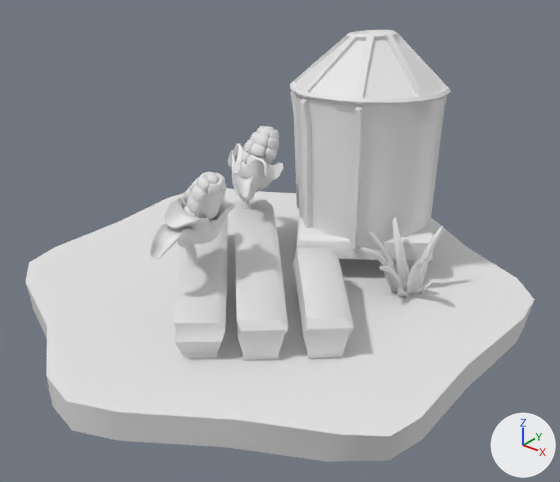
Renders of the FBX model Assets/Art/Models/Wetlands Region/Wetlands_GrainFarm.fbx from each side of a commit.
Both versions are drawn from a 50 mm camera at (0.872, -1.059, 0.746) aimed at (0.042, -0.022, 0.103). The lights are fixed; the arrows at lower right show +X, +Y and +Z. Where no turn or scale is listed for an object, it has been applied to the vertices.

The older version as bpy lines, for what is in view:
```python
me_cylinder_487 = bpy.data.meshes.new('Cylinder.487')
me_cylinder_487.from_pydata(...)  # 4494 vertices, 4279 faces; spans x -0.462..0.458, y -0.505..0.512, z -0.062..0.465
# faces by material slot: [4055, 224]
me_cylinder_487.materials.append(mat_tilecolors_current)  # white #e7e7e7
me_cylinder_487.materials.append(mat_sway)  # white #e7e7e7
ob_wetlands_grainfarm = bpy.data.objects.new('Wetlands_GrainFarm', me_cylinder_487)
ob_wetlands_grainfarm.location = (0.0, 0.0, 0.0)
```
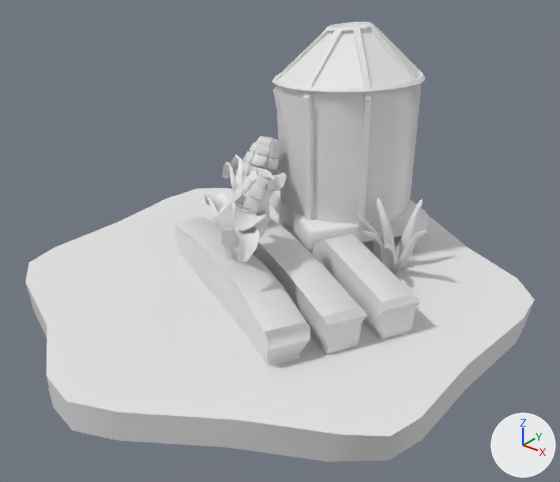
What differs and where, as boxes [x1, y1, x2, y2] in the pictures (560 x 482 px; the box of a moved part takes in the faces that stretch with it):
'Wetlands_GrainFarm', reshaped
    before: [25, 30, 535, 462]
    after: [25, 22, 535, 462]
part 1 of me_cylinder_487, moved or reshaped (not visible before)
    after: [279, 216, 290, 228]
part 2 of me_cylinder_487, moved or reshaped
    before: [407, 260, 417, 272]
    after: [394, 234, 414, 247]
part 3 of me_cylinder_487, moved or reshaped
    before: [419, 226, 444, 289]
    after: [396, 199, 423, 260]
part 4 of me_cylinder_487, moved or reshaped
    before: [404, 257, 427, 294]
    after: [393, 229, 427, 275]
part 5 of me_cylinder_487, moved or reshaped
    before: [379, 265, 405, 290]
    after: [384, 244, 396, 273]
part 6 of me_cylinder_487, moved or reshaped
    before: [369, 231, 397, 273]
    after: [358, 215, 380, 238]
part 7 of me_cylinder_487, moved or reshaped
    before: [392, 218, 410, 288]
    after: [376, 198, 398, 263]
part 8 of me_cylinder_487, moved or reshaped
    before: [361, 247, 398, 292]
    after: [362, 230, 386, 266]
part 9 of me_cylinder_487, moved or reshaped
    before: [290, 30, 451, 248]
    after: [272, 22, 425, 232]
part 10 of me_cylinder_487, moved or reshaped
    before: [234, 200, 288, 360]
    after: [212, 215, 367, 355]
part 11 of me_cylinder_487, moved or reshaped
    before: [292, 247, 354, 359]
    after: [312, 234, 421, 340]
part 12 of me_cylinder_487, moved or reshaped
    before: [297, 215, 433, 261]
    after: [269, 190, 428, 250]
part 13 of me_cylinder_487, rebuilt
    before: [232, 144, 284, 192]
    after: [230, 155, 286, 195]
part 14 of me_cylinder_487, rebuilt
    before: [228, 150, 239, 197]
    after: [222, 162, 237, 193]
part 15 of me_cylinder_487, rebuilt
    before: [250, 143, 266, 158]
    after: [249, 142, 259, 153]
part 16 of me_cylinder_487, rebuilt (not visible afterwards)
    before: [266, 137, 279, 149]
part 17 of me_cylinder_487, deleted
    before: [150, 126, 433, 358]
part 18 of me_cylinder_487, moved or reshaped
    before: [164, 132, 277, 244]
    after: [173, 136, 310, 366]

What changed in the scene script:
```text
Change me_cylinder_487:
    remove me_cylinder_487.from_pydata(...)  # 4494 vertices, 4279 faces; spans x -0.462..0.458, y -0.505..0.512, z -0.062..0.465
    add me_cylinder_487.from_pydata(...)  # 2085 vertices, 2467 faces; spans x -0.462..0.458, y -0.505..0.512, z -0.062..0.465
    me_cylinder_487 part 1: the loose piece of 17 vertices spanning x -0.084..-0.041, y 0.213..0.256, z 0.0..0.048 is turned 22.1 degrees about the z axis through its middle, then moved by (-0.069, -0.014, 0.0)
    me_cylinder_487 part 2: the loose piece of 17 vertices spanning x 0.187..0.231, y 0.187..0.23, z 0.0..0.048 is turned 22.1 degrees about the z axis through its middle, then moved by (-0.079, 0.09, 0.0)
    me_cylinder_487 part 3: the loose piece of 32 vertices spanning x 0.226..0.281, y 0.145..0.177, z -0.035..0.132 is turned 22.1 degrees about the z axis through its middle, then moved by (-0.076, 0.058, 0.012)
    me_cylinder_487 part 4: the loose piece of 32 vertices spanning x 0.234..0.304, y 0.063..0.139, z -0.027..0.116 is turned 22.1 degrees about the z axis through its middle, then moved by (-0.055, 0.068, 0.012)
    me_cylinder_487 part 5: the loose piece of 32 vertices spanning x 0.217..0.246, y 0.027..0.151, z -0.043..0.092 is turned 22.1 degrees about the z axis through its middle, then moved by (-0.048, 0.055, 0.012)
    me_cylinder_487 part 6: the loose piece of 32 vertices spanning x 0.164..0.234, y 0.091..0.151, z -0.039..0.117 is turned 22.1 degrees about the z axis through its middle, then moved by (-0.057, 0.04, 0.012)
    me_cylinder_487 part 7: the loose piece of 32 vertices spanning x 0.194..0.244, y 0.111..0.149, z -0.025..0.141 is turned 22.1 degrees about the z axis through its middle, then moved by (-0.062, 0.047, 0.012)
    me_cylinder_487 part 8: the loose piece of 32 vertices spanning x 0.185..0.226, y 0.036..0.135, z -0.025..0.112 is turned 22.1 degrees about the z axis through its middle, then moved by (-0.044, 0.045, 0.012)
    me_cylinder_487 part 9: the loose piece of 328 vertices spanning x -0.085..0.225, y 0.066..0.376, z 0.075..0.465 is turned 22.1 degrees about the z axis through its middle, then moved by (-0.074, 0.037, 0.0)
    me_cylinder_487 part 10: the loose piece of 50 vertices spanning x -0.202..0.205, y -0.257..0.177, z -0.007..0.103 is turned 22.1 degrees about the z axis through its middle, then moved by (0.03, 0.031, 0.0)
    me_cylinder_487 part 11: the loose piece of 40 vertices spanning x 0.052..0.286, y -0.185..0.057, z -0.007..0.103 is turned 22.1 degrees about the z axis through its middle, then moved by (0.026, 0.096, 0.0)
    me_cylinder_487 part 12: the loose piece of 16 vertices spanning x -0.109..0.257, y 0.033..0.406, z 0.047..0.09 is turned 22.1 degrees about the z axis through its middle, then moved by (-0.073, 0.039, 0.0)
    me_cylinder_487 part 13: the loose piece of 319 vertices spanning x -0.192..-0.052, y 0.052..0.153, z 0.124..0.219 is rebuilt with 129 vertices and now spans x -0.173..-0.032, y 0.031..0.127, z 0.111..0.204
    me_cylinder_487 part 14: the loose piece of 119 vertices spanning x -0.236..-0.131, y 0.064..0.163, z 0.114..0.191 is rebuilt with 45 vertices and now spans x -0.22..-0.108, y 0.041..0.131, z 0.101..0.177
    me_cylinder_487 part 15: the loose piece of 53 vertices spanning x -0.123..-0.093, y 0.08..0.107, z 0.205..0.234 is rebuilt with 18 vertices and now spans x -0.125..-0.097, y 0.075..0.103, z 0.212..0.238
    me_cylinder_487 part 16: the loose piece of 53 vertices spanning x -0.103..-0.081, y 0.104..0.134, z 0.218..0.246 is rebuilt with 16 vertices and now spans x -0.099..-0.075, y 0.114..0.132, z 0.22..0.239
    me_cylinder_487 part 17: 41 loose pieces with 2376 vertices, spanning x -0.253..0.287, y -0.327..0.155, z -0.02..0.283, are deleted
    me_cylinder_487 part 18: 800 vertices removed from x -0.155..0.036, y -0.255..0.147, z 0.111..0.257; 1103 vertices added at x -0.23..0.233, y -0.251..0.133, z -0.011..0.27
```
